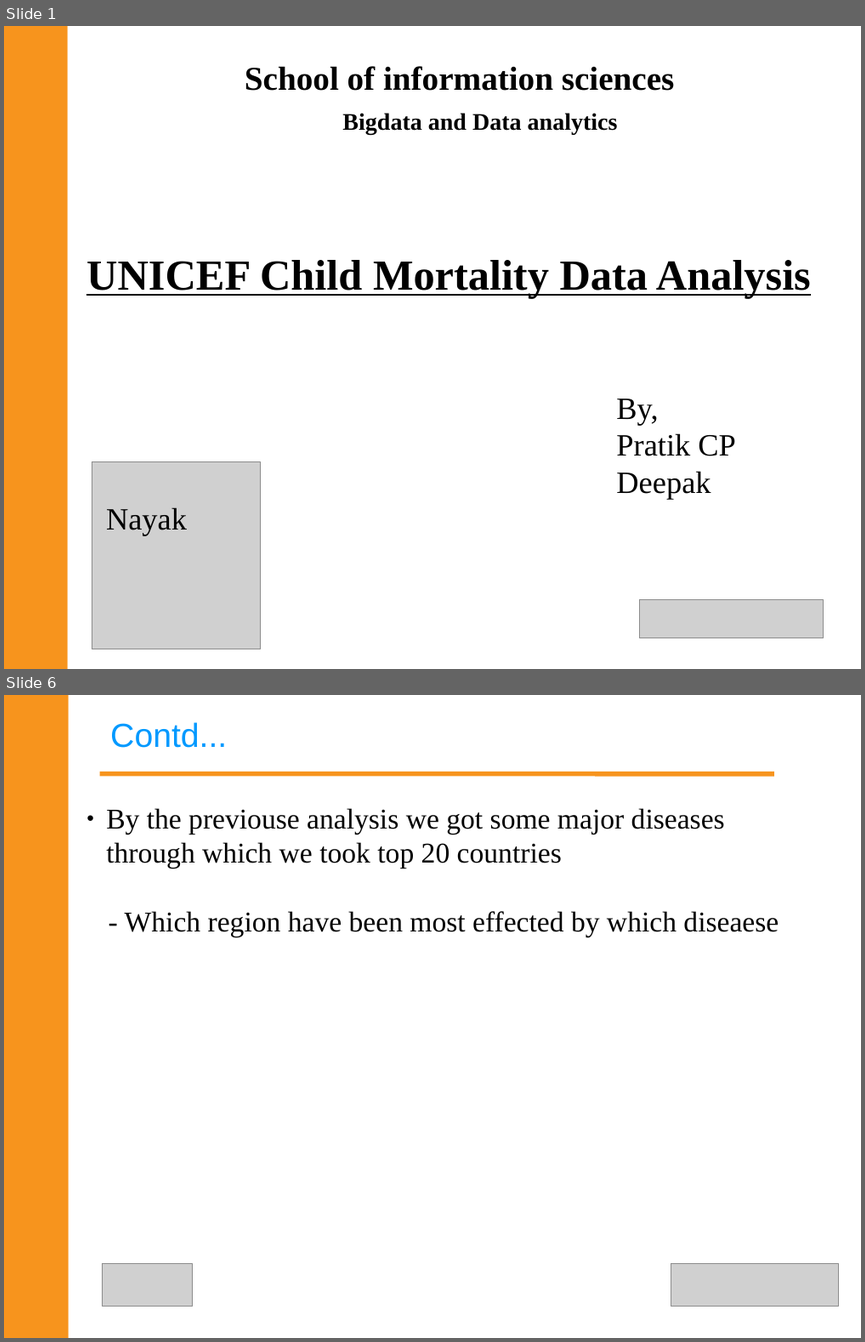
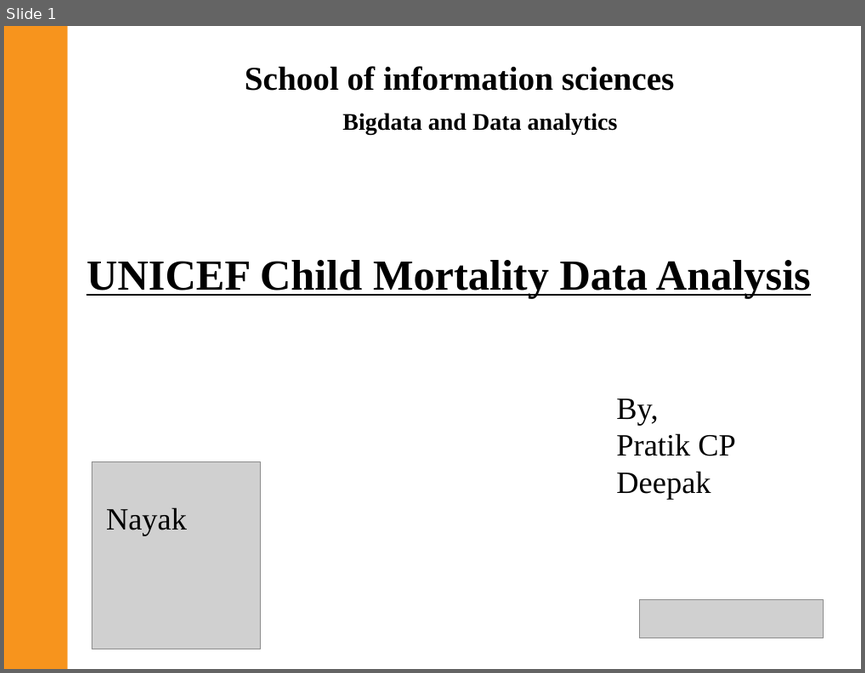
Before and after one commit to Pratikjain09/Term-project, a slide deck: Second Phase.ppt. Shown one above the other, each under a label of ours: slides 1 and 6 before the commit, slide 1 after it; the slides between them are not shown. The pictures are 865x1342 and 865x673 pixels, drawn with LibreOffice and Linux fonts; fonts in the diff are those of the drawing; grey boxes stand for pictures. Boxes give left, top, right and bottom in pixels: in the first picture for what was removed or moved away, otherwise in the second. Text is boxed around its words. In the diff, an @@ line names an element or a change of style, - is before the commit and + after.

```diff
--- a/Second Phase.ppt
+++ b/Second Phase.ppt
@@ slide 6 removed at (4, 695, 861, 1338), background #FFFFFF @@
@@ rectangle removed at (4, 695, 69, 1338) @@
@@ text removed at (110, 722, 227, 748) @@
-Contd...
@@ line removed from (102, 774) to (772, 774) @@
@@ text removed at (106, 808, 778, 937) @@
-● By the previouse analysis we got some major diseases through which we took top 20 countries
-- Which region have been most effected by which diseaese
@@ picture removed at (102, 1264, 193, 1307) @@
@@ picture removed at (670, 1264, 838, 1307) @@
```
Also in this commit, not shown: 2 slides changed, 2 slides added, 3 other slides removed, 2 other files.
